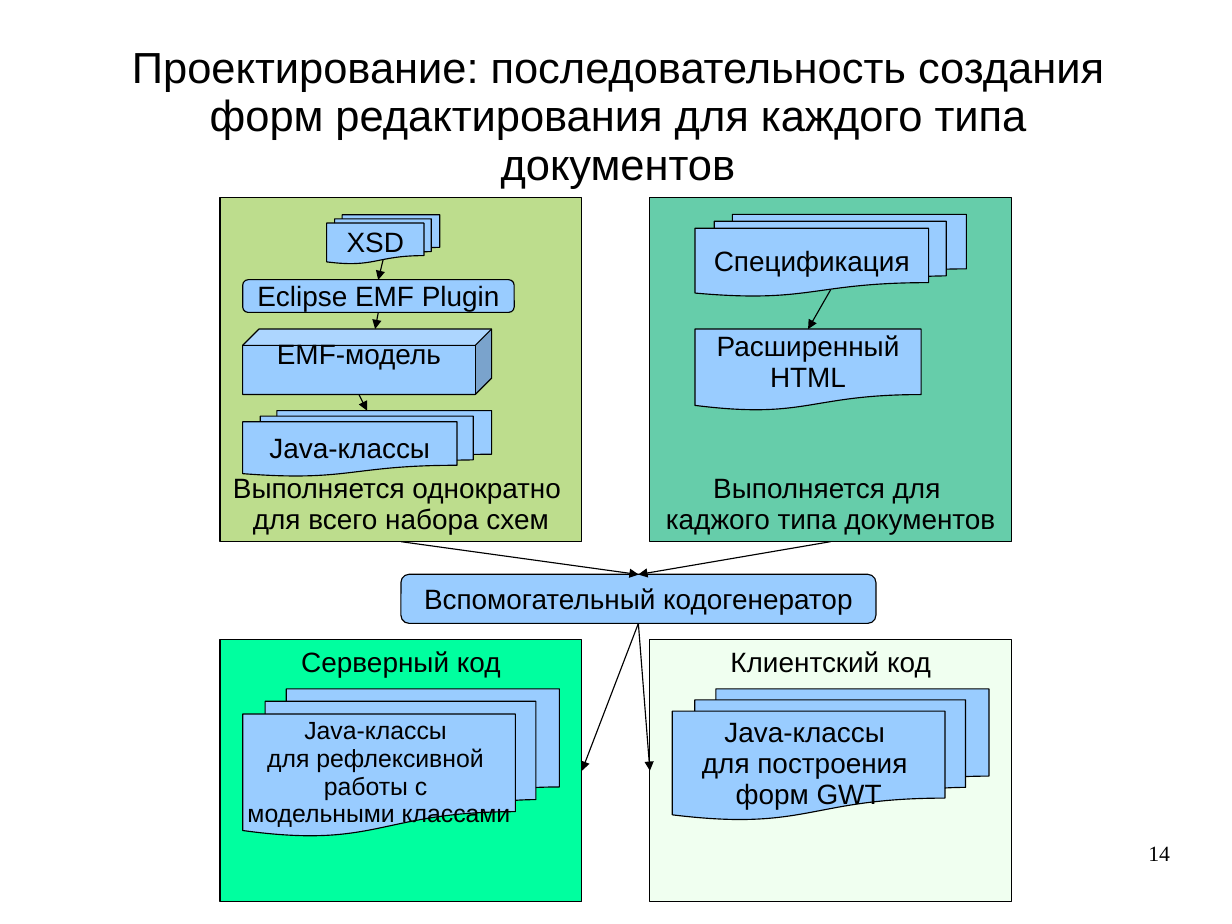
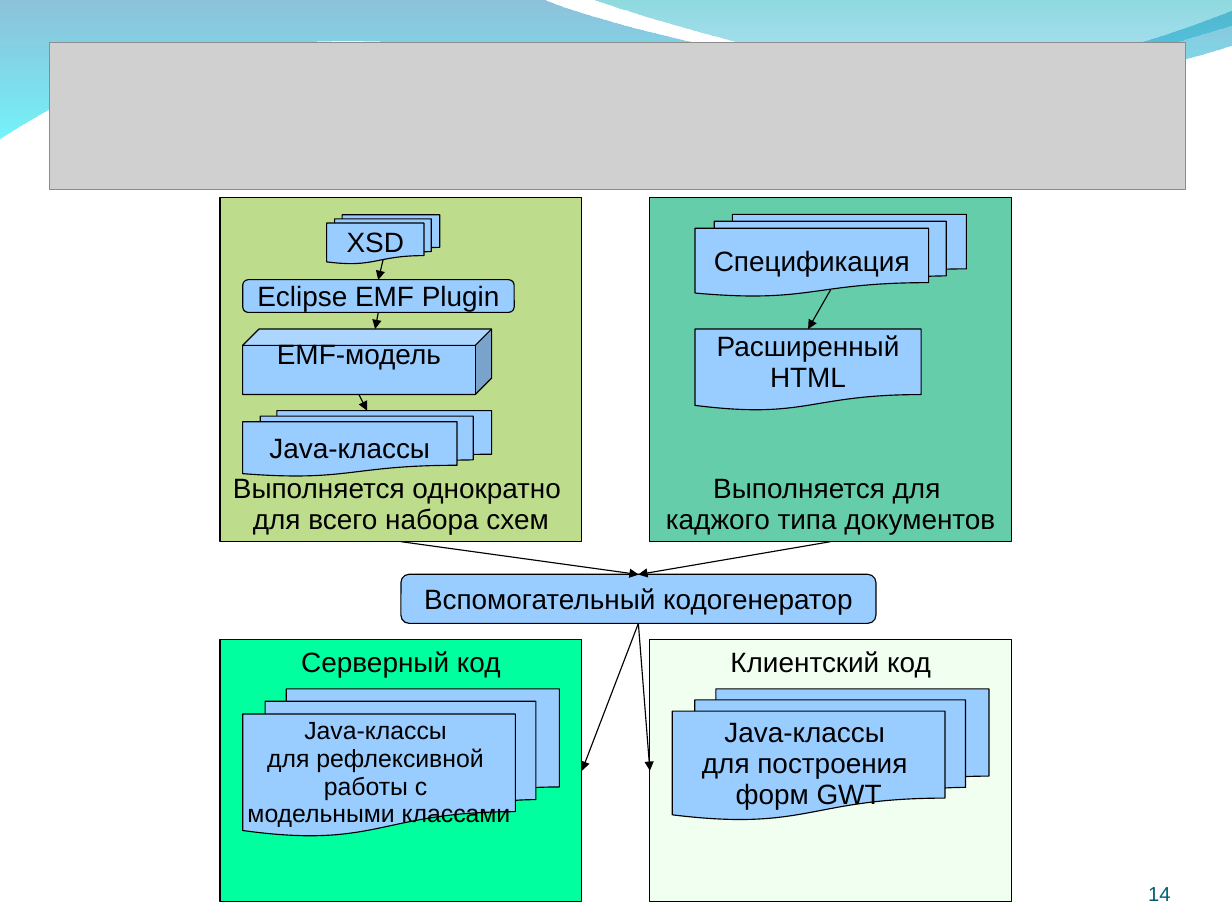
Before and after one commit to aeremenok/a-team-777, a slide deck: slide 14 of diploma/eav/diploma/demo.ppt. Drawn at 1232x924 pixels with LibreOffice and Linux fonts; fonts in the diff are those of the drawing; grey boxes stand for pictures; background and template pictures are left out. Boxes give left, top, right and bottom in pixels: in the first picture for what was removed or moved away, otherwise in the second. Text is boxed around its words. In the diff, an @@ line names an element or a change of style, - is before the commit and + after.

```diff
--- a/diploma/eav/diploma/demo.ppt
+++ b/diploma/eav/diploma/demo.ppt
@@ freeform shape added at [0,0,1232,140], fill gradient #0079AF to #00EBF8 @@
@@ freeform shape added at [590,0,1232,85], fill gradient #00ADB6 to #009BE5 @@
@@ picture added at [49,42,1186,189] @@
@@ title removed at [132,53,1104,189] @@
-Проектирование: последовательность создания форм редактирования для каждого типа документов
@@ page number: place and size @@
-page number at [1148,846,1170,861]
+page number at [1148,887,1170,901]
@@ page number at [1148,887,1170,901]: size 14 to 13 pt, font Times New Roman to Arial, text colour #000000 to #045C75; line spacing 0.95 to 0.93; vertical alignment top to bottom @@
```
Also in this commit, not shown: 14 other slides changed, 1 slide added, 1 slide removed, 1 other file.
